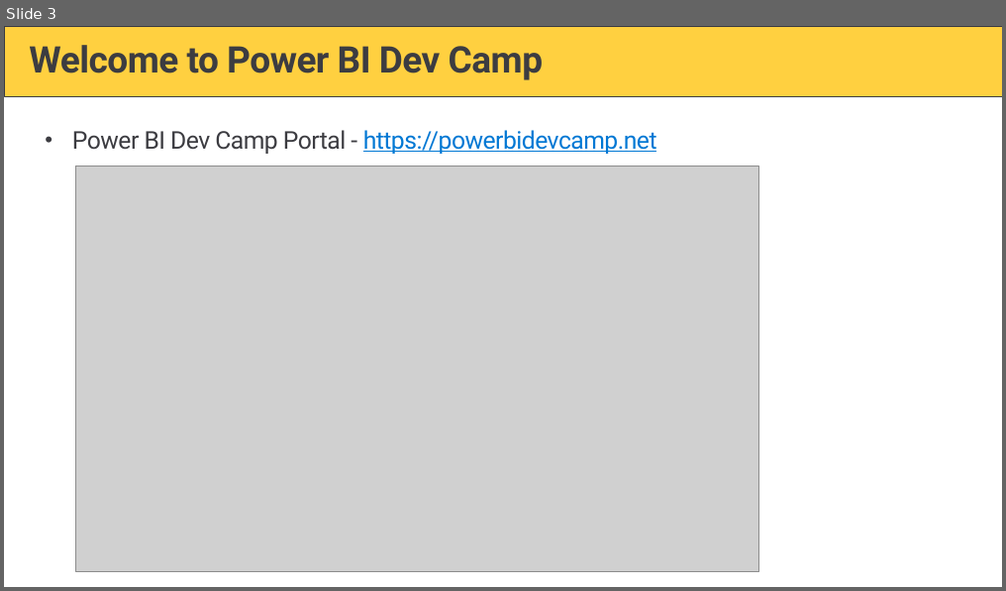
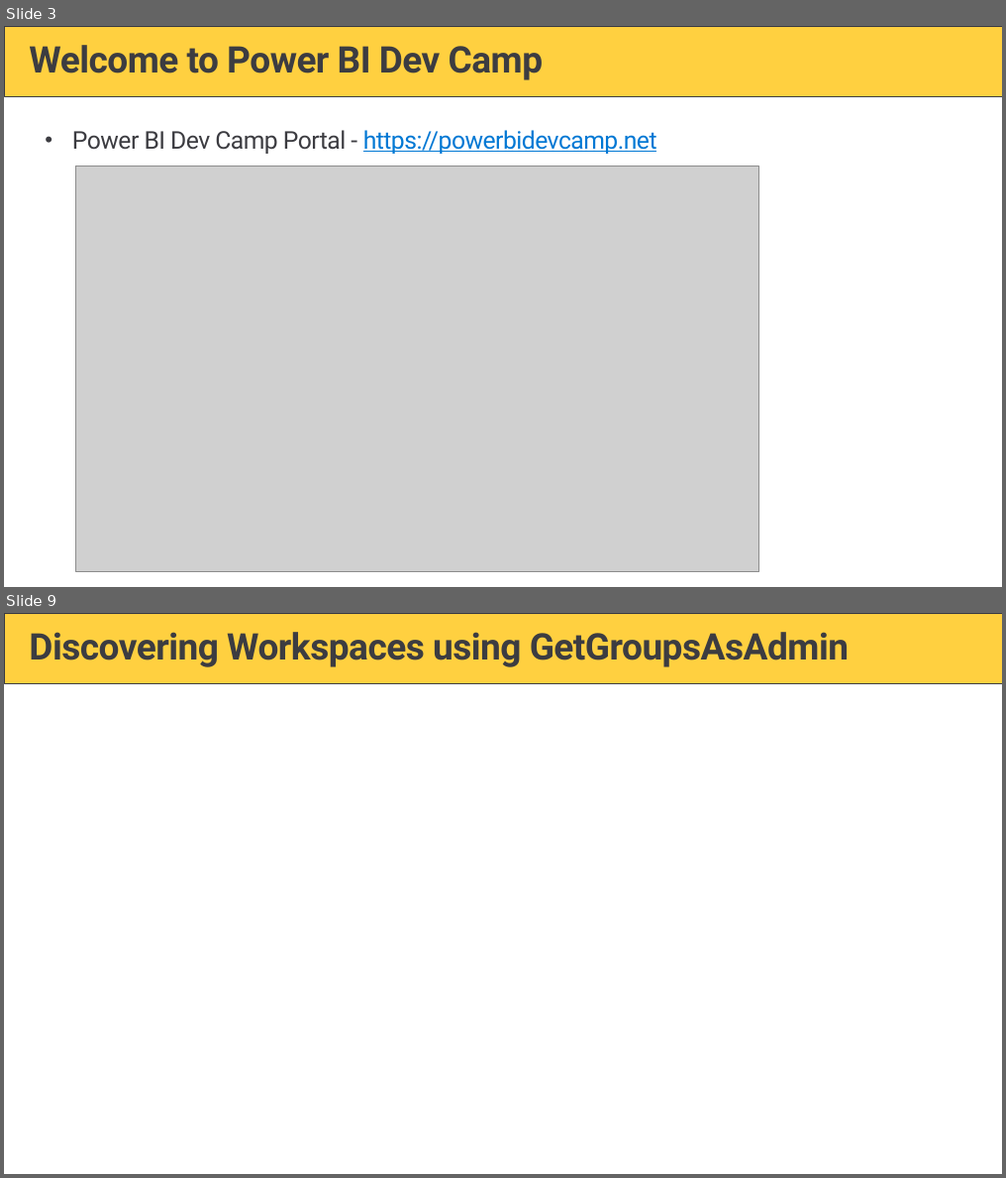
Before and after one commit to PowerBiDevCamp/Camp-Sessions, a slide deck: Session 19 - Managing Power BI using the Power BI Admin APIs.pptx. Shown one above the other, each under a label of ours: slide 3 before the commit, slides 3 and 9 after it; the slides between them are not shown. The pictures are 1006x591 and 1006x1178 pixels, drawn with LibreOffice and Linux fonts; fonts in the diff are those of the drawing; grey boxes stand for pictures; background and template pictures are left out. Boxes give left, top, right and bottom in pixels: in the first picture for what was removed or moved away, otherwise in the second. Text is boxed around its words. In the diff, an @@ line names an element or a change of style, - is before the commit and + after.

```diff
--- a/Session 19 - Managing Power BI using the Power BI Admin APIs.pptx
+++ b/Session 19 - Managing Power BI using the Power BI Admin APIs.pptx
@@ slide 9 added at [4,613,1002,1174], background #FFFFFF; not listed: 1 template element that a slide beside it also shows @@
@@ title added at [29,632,848,667], 36 pt, text #3C3C41, bold @@
+Discovering Workspaces using GetGroupsAsAdmin
```
Also in this commit, not shown: 2 slides changed, 29 other slides added.
